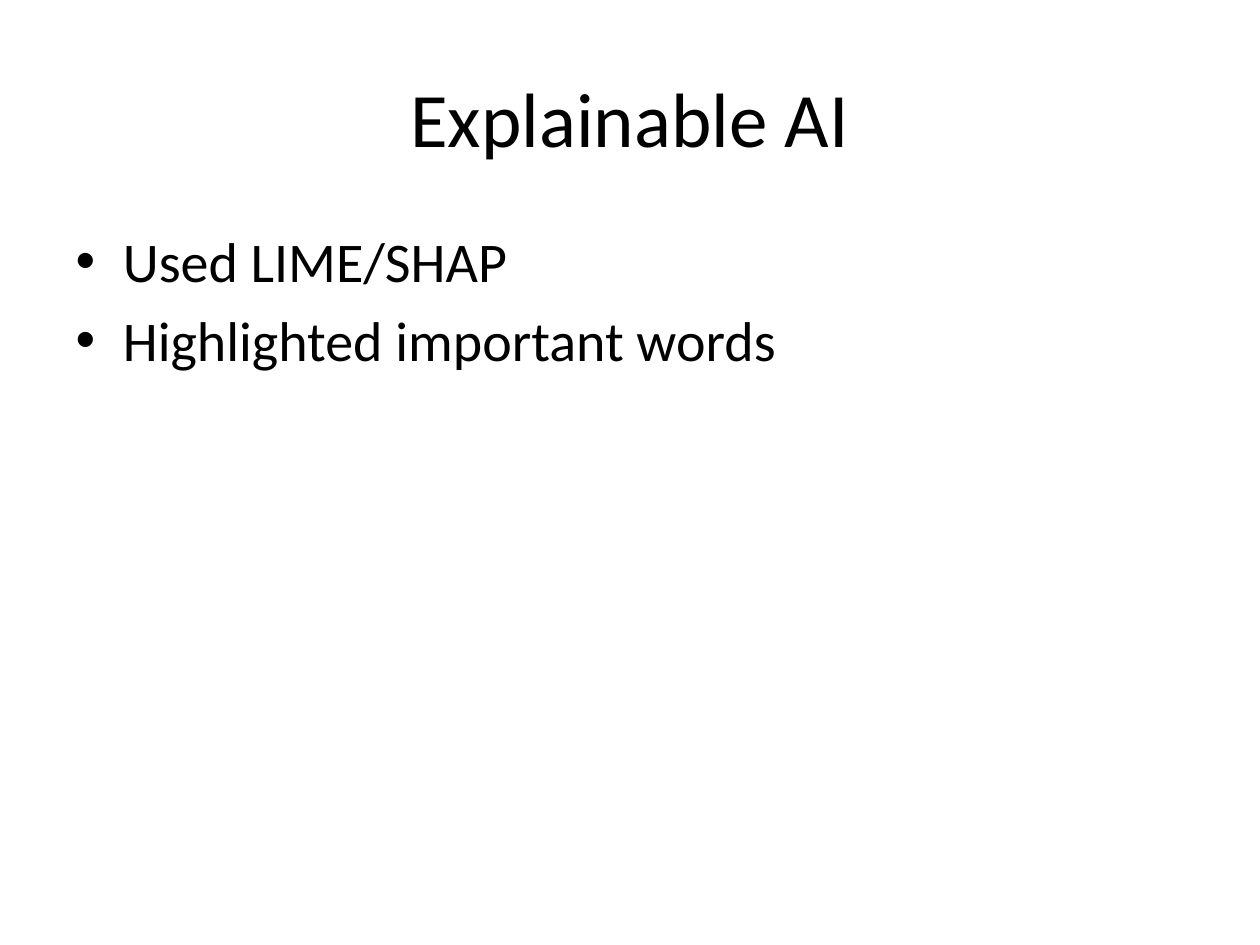
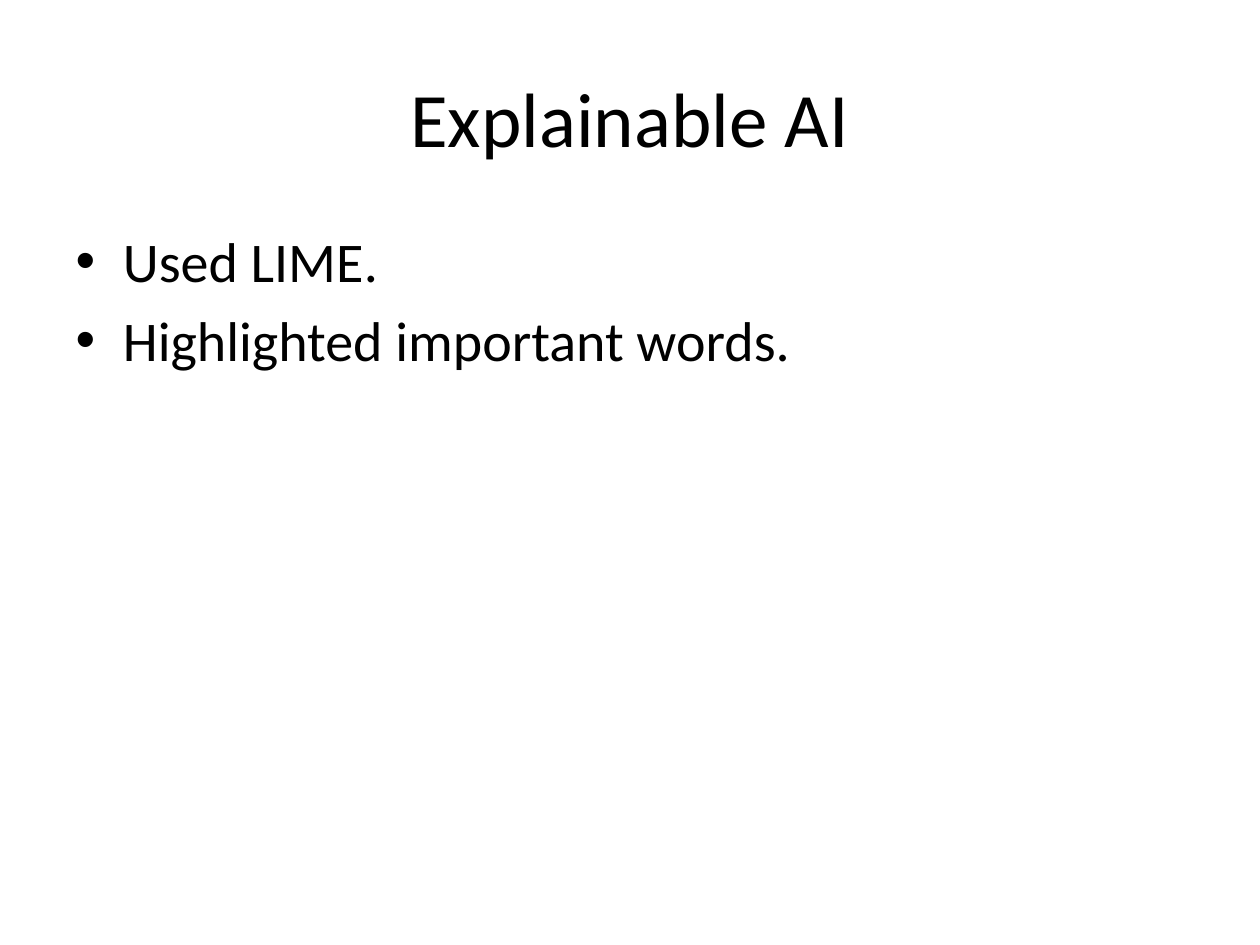
Before and after one commit to Keerthick2309/Suicidal-Detection-AI, a slide deck: slide 10 of Suicide_AI_Project_Presentation.pptx. Drawn at 1260x945 pixels with LibreOffice and Linux fonts; fonts in the diff are those of the drawing. Boxes give left, top, right and bottom in pixels: in the first picture for what was removed or moved away, otherwise in the second. Text is boxed around its words. In the diff, an @@ line names an element or a change of style, - is before the commit and + after.

```diff
--- a/Suicide_AI_Project_Presentation.pptx
+++ b/Suicide_AI_Project_Presentation.pptx
@@ text at [123,243,789,371]: text changed @@
-• Used LIME/SHAP
-• Highlighted important words
+• Used LIME.
+• Highlighted important words.
```
Also in this commit, not shown: 7 other slides changed, 1 slide removed.
